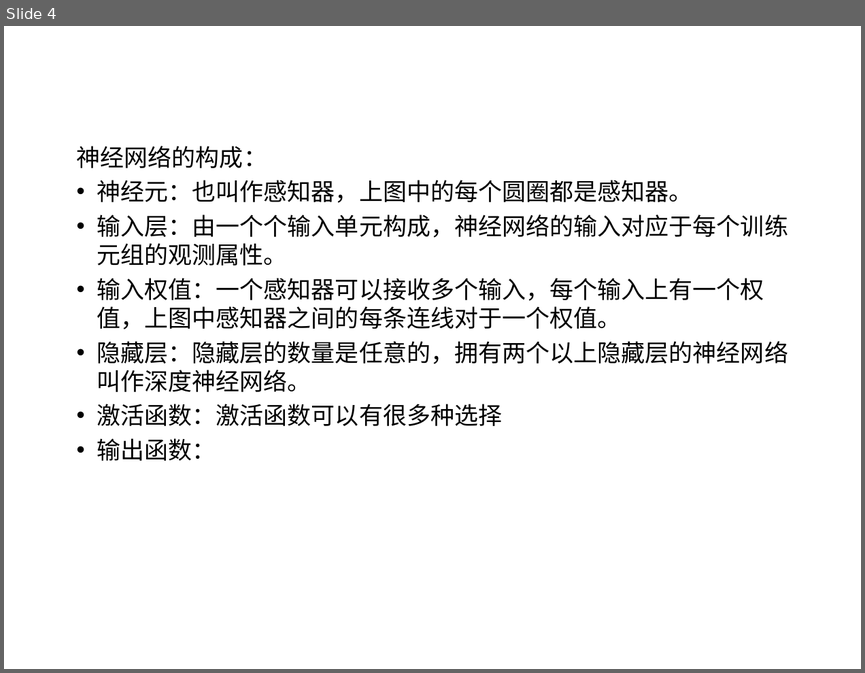
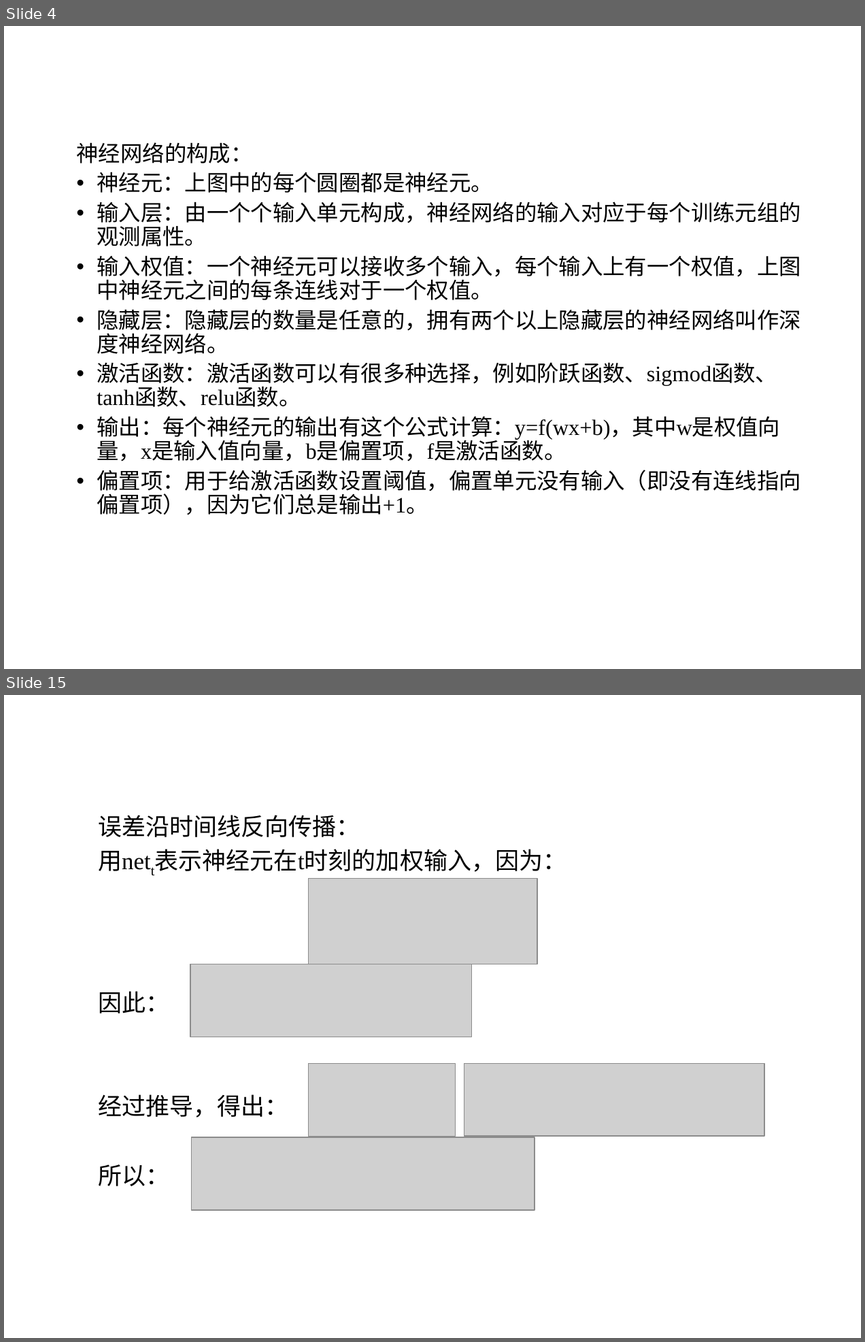
Before and after one commit to sunyisgithub/Git, a slide deck: 循环神经网络（Recurrent Neural Network）.ppt. Shown one above the other, each under a label of ours: slide 4 before the commit, slides 4 and 15 after it; the slides between them are not shown. The pictures are 865x673 and 865x1342 pixels, drawn with LibreOffice and Linux fonts; fonts in the diff are those of the drawing; grey boxes stand for pictures; background and template pictures are left out. Boxes give left, top, right and bottom in pixels: in the first picture for what was removed or moved away, otherwise in the second. Text is boxed around its words. In the diff, an @@ line names an element or a change of style, - is before the commit and + after.

Commit message:
循环神经网络2

```diff
--- a/循环神经网络（Recurrent Neural Network）.ppt
+++ b/循环神经网络（Recurrent Neural Network）.ppt
@@ slide 15 added at (x1=4, y1=695, x2=861, y2=1338), background picture (left out) @@
@@ text added at (x1=98, y1=815, x2=567, y2=1186), 20 pt, text #000000 @@
+误差沿时间线反向传播：
+用nett表示神经元在t时刻的加权输入，因为：
+因此：
+经过推导，得出： ，
+所以：
@@ picture added at (x1=308, y1=879, x2=537, y2=964) @@
@@ picture added at (x1=190, y1=964, x2=471, y2=1037) @@
@@ picture added at (x1=308, y1=1064, x2=455, y2=1136) @@
@@ picture added at (x1=464, y1=1064, x2=765, y2=1136) @@
@@ picture added at (x1=192, y1=1137, x2=535, y2=1210) @@
@@ slide 4 changed as well @@
@@ text at (x1=77, y1=142, x2=800, y2=354): size 20 to 18.5 pt, font Arial to Times New Roman in "神经网络的构成：", "输入层：由一个个输入单元构成，神经网络的输入对应于每个训练元组的观测属性。", "隐藏层：隐藏层的数量是任意的，拥有两个以上隐藏层的神经网络叫作深度神经网络。"; line spacing 1 to 0.9 @@
@@ text at (x1=96, y1=172, x2=492, y2=193): text changed; size 20 to 18.5 pt; font Arial to Times New Roman @@
-• 神经元：也叫作感知器，上图中的每个圆圈都是感知器。
+• 神经元：上图中的每个圆圈都是神经元。
@@ text at (x1=96, y1=255, x2=800, y2=300): text changed; size 20 to 18.5 pt; font Arial to Times New Roman @@
-• 输入权值：一个感知器可以接收多个输入，每个输入上有一个权值，上图中感知器之间的每条连线对于一个权值。
+• 输入权值：一个神经元可以接收多个输入，每个输入上有一个权值，上图中神经元之间的每条连线对于一个权值。
@@ text at (x1=96, y1=362, x2=800, y2=515): text changed; size 20 to 18.5 pt; font Arial to Times New Roman @@
-• 激活函数：激活函数可以有很多种选择
-• 输出函数：
+• 激活函数：激活函数可以有很多种选择，例如阶跃函数、sigmod函数、tanh函数、relu函数。
+• 输出：每个神经元的输出有这个公式计算：y=f(wx+b)，其中w是权值向量，x是输入值向量，b是偏置项，f是激活函数。
+• 偏置项：用于给激活函数设置阈值，偏置单元没有输入（即没有连线指向偏置项），因为它们总是输出+1。
```
Also in this commit, not shown: 2 other slides changed, 13 other slides added, 15 slides removed.
